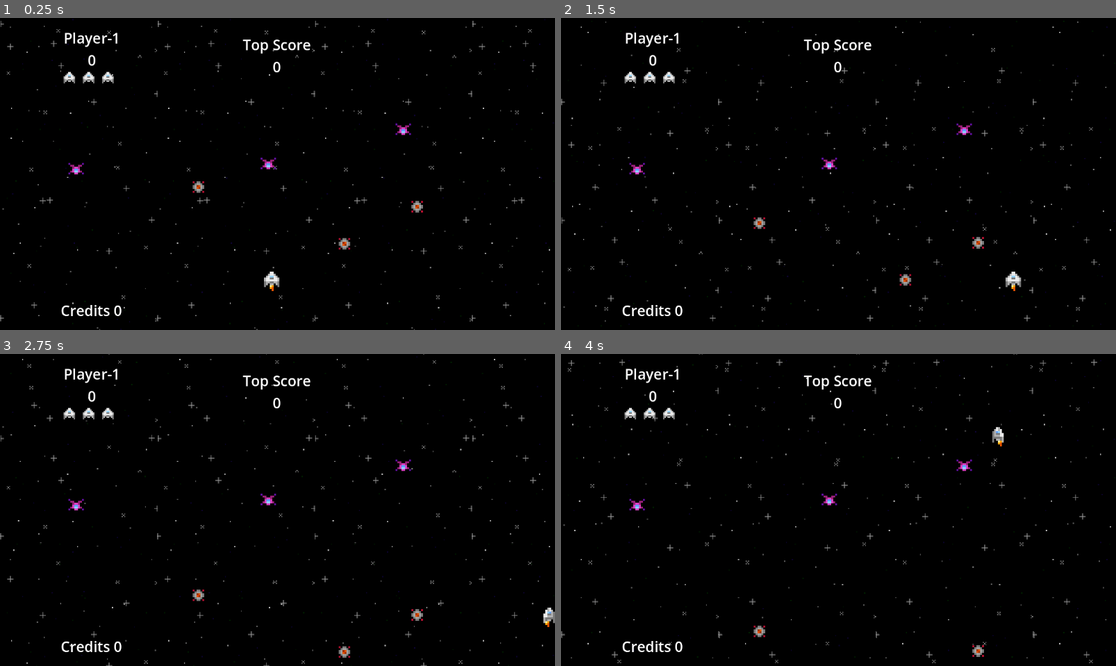
Above: before the commit, frames 1-4 (two rows, left to right).
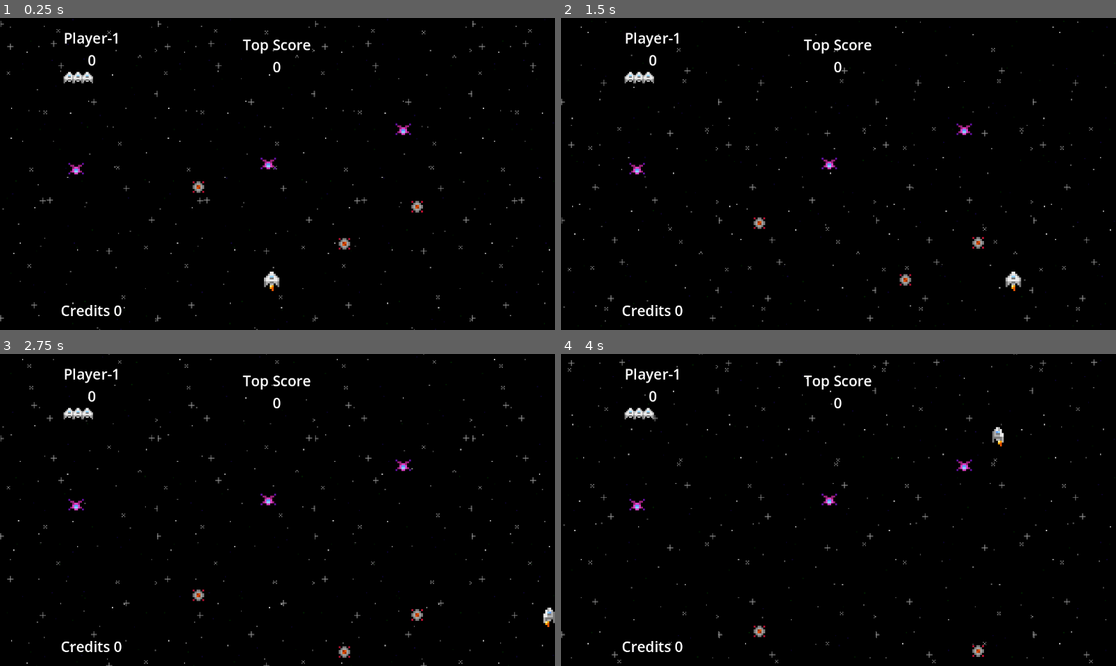
Above: after the commit, the same moments.

Repository: Corporate-Pigs/pixel-shooter-godot
Game: Godot game, scene res://screens/level_screen.tscn
Two runs of this game, one before a commit and one after it. Both use one fixed random seed, a clock stepped at 60 frames per second and the inputs below.
Inputs:
- Up to frame 1 (0.25 s): no input
- Up to frame 2 (1.5 s): tap Enter (start) at 0.5, 0.6 s; hold D (right) 0.53-1.28 s; hold P (back) from 1.28 s (still down); tap O (action) at 1.35 s
- Up to frame 3 (2.75 s): tap Enter (start) at 1.55, 2.3 s; release P (back) at 2.03 s; hold D (right) from 2.03 s (still down); tap C (insert-coin) at 2.1 s
- Up to frame 4 (4 s): release D (right) at 2.78 s; hold W (up) 2.78-3.53 s; tap Enter (start) at 2.85, 3.6 s; hold A (left) from 3.53 s (still down)

The runs differ from the first frame. In frame 1, 0.2% of the frame differs, in the area x 13-21%, y 17-21%; in frame 2, 0.2%; in frame 3, 0.2%; in frame 4, 0.2%.
Error in both runs: Attempt to call function 'add_child' in base 'null instance' on a null instance. (res://objects/enemy_prefab.gd:42)

Commit message:
Add player lifes and respawn

Diff:
--- a/objects/projectile_prefab.gd
+++ b/objects/projectile_prefab.gd
@@ -44,6 +44,8 @@
 
 func _on_body_entered(body: Node2D) -> void:
 	body.hit()
+	self.hit()
 
 func _on_area_entered(area: Area2D) -> void:
 	area.hit(self)
+	self.hit()
--- a/objects/spaceship_prefab.gd
+++ b/objects/spaceship_prefab.gd
@@ -12,6 +12,7 @@
 @onready var shot_node_2d_4: Node2D = $ShotNodes/ShotNode2D4
 @onready var flame_animation_player: AnimationPlayer = $AnimationPlayer
 @onready var explode_animation_player: AnimationPlayer = $Explosion/AnimationPlayer
+@onready var respawn_timer: Timer = $RespawnTimer
 
 @onready var shot_nodes = [
 	shot_node_2d_0,
@@ -65,7 +66,7 @@
 	elif player_number == 2:
 		collision_layer = Constants.k_player_2_layer
 		#collision_layer &= 1
-	respawn()
+	_respawn()
 
 func _process(delta: float) -> void:
 	if is_destroyed:
@@ -118,7 +119,7 @@
 	explosion_nodes.visible = true
 	is_destroyed = true
 
-func respawn() -> void:
+func _respawn() -> void:
 	flame_animation_player.play(_k_flame_animation_name)
 	explode_animation_player.seek(0)
 	sprites_node_2d.visible = true
@@ -128,7 +129,13 @@
 func hit() -> void:
 	_explode()
 
+func respawn(delay_seconds: int) -> void:
+	respawn_timer.start(delay_seconds)
+
 func _on_animation_player_animation_finished(anim_name: StringName) -> void:
 	if anim_name == _k_explosion_animation_name:
 		explosion_nodes.visible = false
 		emit_signal(exploded.get_name(), player_number)
+
+func _on_respawn_timer_timeout() -> void:
+	_respawn()
--- a/objects/spaceship_prefab.tscn
+++ b/objects/spaceship_prefab.tscn
@@ -148,4 +148,8 @@
 }
 speed_scale = 4.0
 
+[node name="RespawnTimer" type="Timer" parent="."]
+one_shot = true
+
 [connection signal="animation_finished" from="Explosion/AnimationPlayer" to="." method="_on_animation_player_animation_finished"]
+[connection signal="timeout" from="RespawnTimer" to="." method="_on_respawn_timer_timeout"]
--- a/screens/hud/player_info_hud.gd
+++ b/screens/hud/player_info_hud.gd
@@ -18,14 +18,13 @@
 @onready var life_1_sprite_2d: Sprite2D = $VBoxContainer/HBoxContainer/ContainerLives/Container/Life1Sprite2D
 @onready var life_2_sprite_2d: Sprite2D = $VBoxContainer/HBoxContainer/ContainerLives/Container2/Life2Sprite2D
 @onready var life_3_sprite_2d: Sprite2D = $VBoxContainer/HBoxContainer/ContainerLives/Container3/Life3Sprite2D
-
-var sprites = [life_1_sprite_2d, life_2_sprite_2d, life_3_sprite_2d]
+@onready var sprites = [life_1_sprite_2d, life_2_sprite_2d, life_3_sprite_2d]
 
 func _ready() -> void:
 	player_label.text = "Player-" + str(player_number)
-	score_label.visible = is_online
-	container_lives.visible = show_lifes and is_online
-	container_specials.visible = show_specials and is_online
+	score_label.modulate.a = 1 if is_online else 0
+	container_lives.modulate.a = 1 if show_lifes and is_online else 0
+	container_specials.modulate.a = 1 if show_specials and is_online else 0
 
 func _process(_delta: float) -> void:
 	var score = 0
@@ -34,3 +33,10 @@
 	else:
 		score = ScoreSystem.get_current_score_for_player_number(player_number)
 	score_label.text = str(score)
+
+func set_lifes(lifes: int) -> void:
+	for sprite in sprites:
+		sprite.modulate.a = 0
+
+	for i in lifes:
+		sprites[i].modulate.a = 1
--- a/screens/level_screen.gd
+++ b/screens/level_screen.gd
@@ -1,10 +1,17 @@
 extends CanvasLayer
 
-# Called when the node enters the scene tree for the first time.
+@onready var player_1_spaceship: Spaceship = $Player1Spaceship
+
+@onready var player_1_info_hud: CenterContainer = $HeaderContainer/HBoxContainer/TopLeftContainer/Player1InfoHud
+@onready var player_2_info_hud: CenterContainer = $HeaderContainer/HBoxContainer/TopRightContainer/Player2InfoHud
+
+@onready var huds_per_player = [player_1_info_hud, player_2_info_hud]
+@onready var lifes_per_player = [3, 3]
+@onready var players = [player_1_spaceship]
+
 func _ready() -> void:
 	pass
 
-# Called every frame. 'delta' is the elapsed time since the previous frame.
 func _process(_delta: float) -> void:
 	pass
 
@@ -12,3 +19,10 @@
 	if body is Projectile:
 		body.hit()
 	body.queue_free()
+
+func _on_spaceship_exploded(player_number: int) -> void:
+	var player_index = player_number - 1
+	lifes_per_player[player_index] -= 1
+	huds_per_player[player_index].set_lifes(lifes_per_player[player_index])
+	if lifes_per_player[player_index] > 0:
+		players[player_index].respawn(3)
--- a/screens/level_screen.tscn
+++ b/screens/level_screen.tscn
@@ -51,8 +51,11 @@
 [node name="PowerUp3" parent="PowerUpLayer" instance=ExtResource("3_51jt1")]
 position = Vector2(866, 377)
 
-[node name="SpaceshipPrefab" parent="." instance=ExtResource("1_630bx")]
+[node name="Player1Spaceship" parent="." instance=ExtResource("1_630bx")]
 position = Vector2(564, 543)
+player_number = 1
+selected_character = 0
+speed = 500
 shots_per_second = 10
 projectile_prefab = ExtResource("2_fsjpv")
 
@@ -173,4 +176,5 @@
 position = Vector2(1162, 324)
 shape = SubResource("RectangleShape2D_2qwgx")
 
+[connection signal="exploded" from="Player1Spaceship" to="." method="_on_spaceship_exploded"]
 [connection signal="body_entered" from="Despawners" to="." method="_on_despawners_body_entered"]
